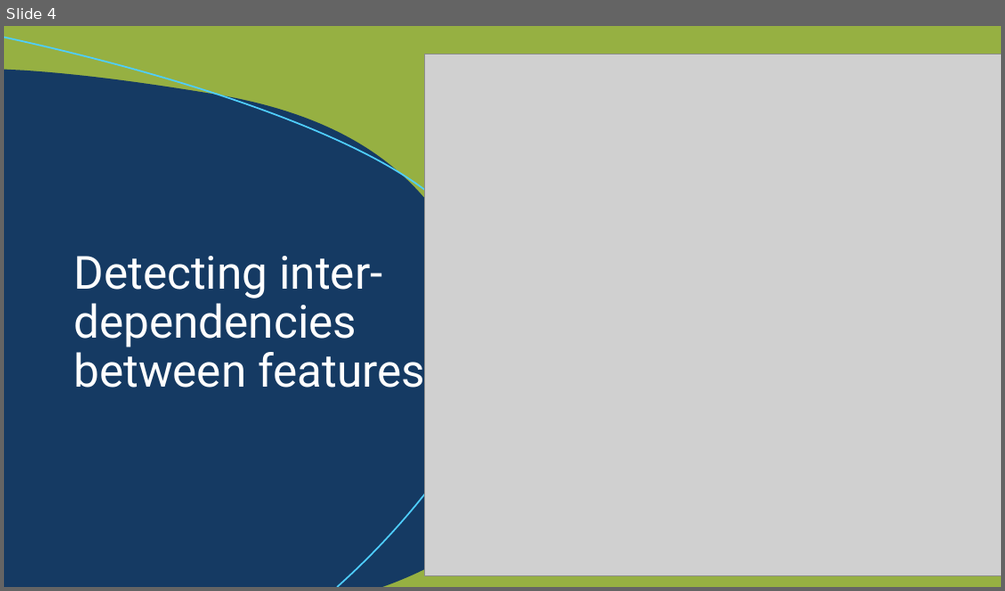
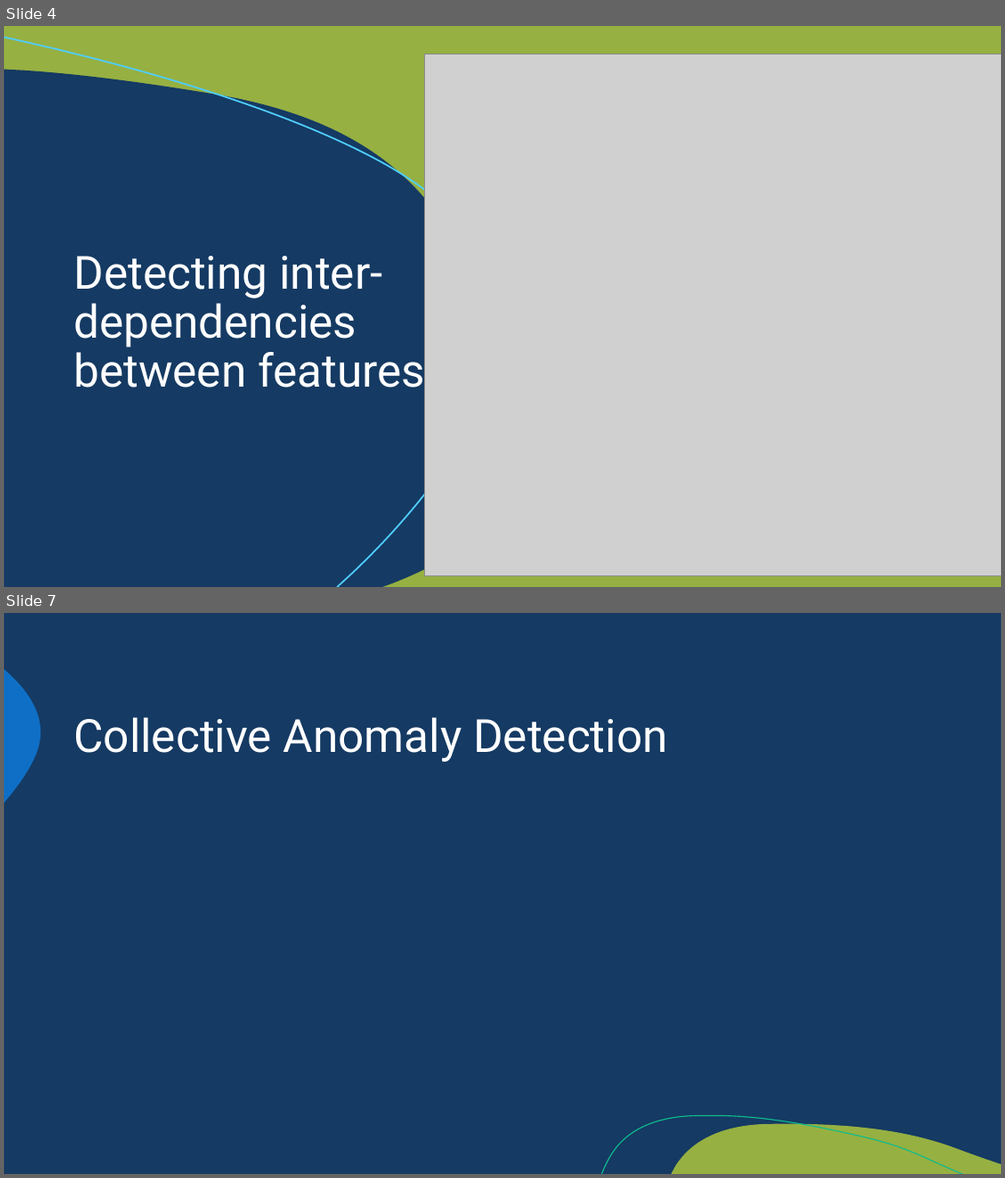
Before and after one commit to singhaniket98/Energy-Consumption-Prediction, a slide deck: presentationCapston.pptx. Shown one above the other, each under a label of ours: slide 4 before the commit, slides 4 and 7 after it; the slides between them are not shown. The pictures are 1005x591 and 1005x1178 pixels, drawn with LibreOffice and Linux fonts; fonts in the diff are those of the drawing; grey boxes stand for pictures. Boxes give left, top, right and bottom in pixels: in the first picture for what was removed or moved away, otherwise in the second. Text is boxed around its words. In the diff, an @@ line names an element or a change of style, - is before the commit and + after.

```diff
--- a/presentationCapston.pptx
+++ b/presentationCapston.pptx
@@ slide 7 added at bbox=[4, 613, 1001, 1174], background #153A63 @@
@@ freeform shape added at bbox=[4, 669, 40, 803], fill #0F6FC6 @@
@@ title added at bbox=[73, 717, 668, 762], 44 pt, text #FFFFFF @@
+Collective Anomaly Detection
@@ freeform shape added at bbox=[601, 1116, 963, 1174], outline #0EBC8C 1 pt @@
@@ freeform shape added at bbox=[671, 1124, 1001, 1174], fill #96B042 @@
```
Also in this commit, not shown: 1 slide changed, 4 other slides added, 3 other files.
